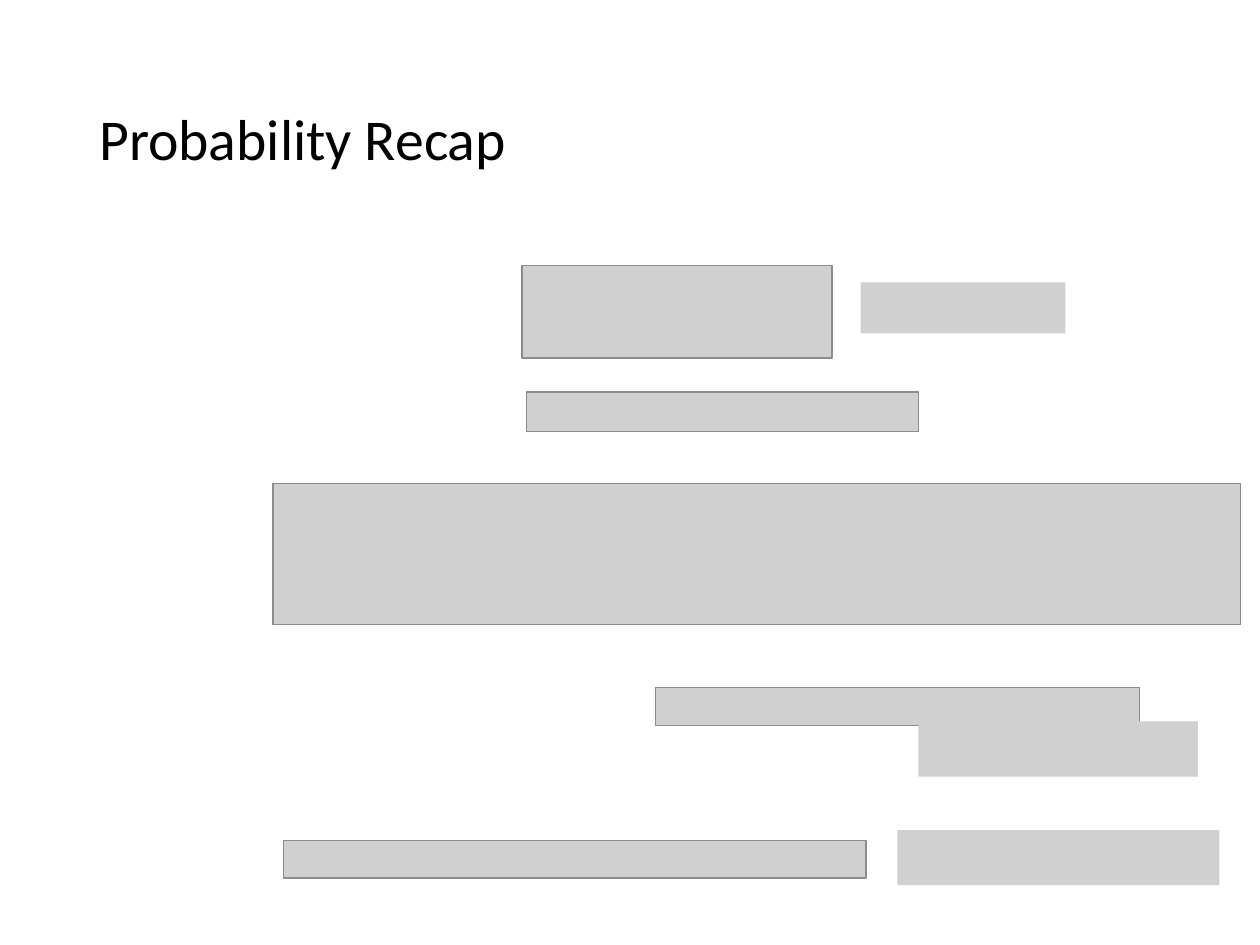
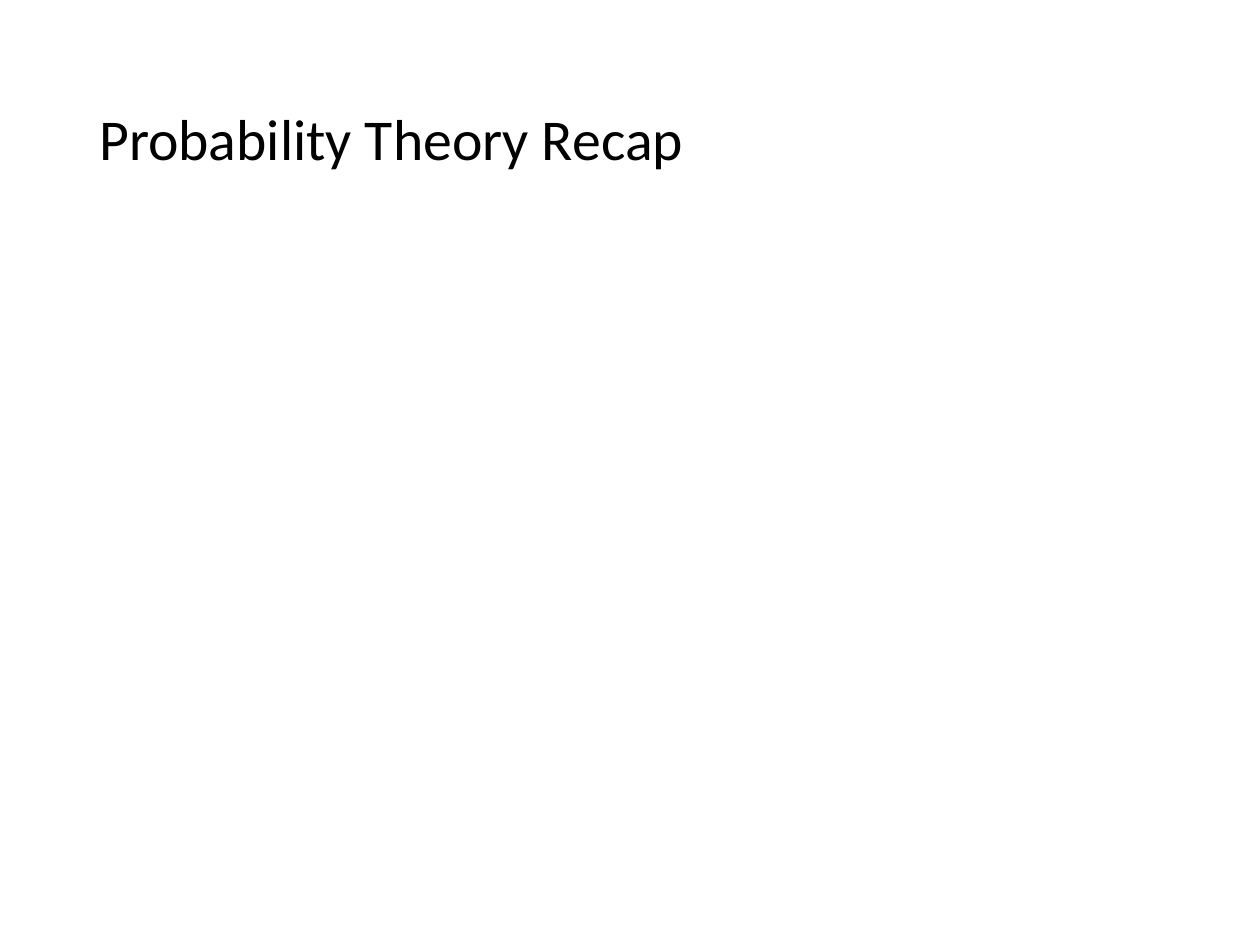
Before and after one commit to mhahsler/CS7320-AI, a slide deck: slide 6 of slides/12_uncertainty.pptx (slide 29 before the commit). Drawn at 1260x945 pixels with LibreOffice and Linux fonts; fonts in the diff are those of the drawing; grey boxes stand for pictures. Boxes give left, top, right and bottom in pixels: in the first picture for what was removed or moved away, otherwise in the second. Text is boxed around its words. In the diff, an @@ line names an element or a change of style, - is before the commit and + after.

```diff
--- a/slides/12_uncertainty.pptx
+++ b/slides/12_uncertainty.pptx
@@ title at (99,120,683,170): text changed @@
-Probability Recap
+Probability Theory Recap
@@ picture removed at (522,266,832,359) @@
@@ picture removed at (861,282,1066,333) @@
@@ picture removed at (527,392,919,431) @@
@@ picture removed at (273,484,1241,625) @@
@@ picture removed at (655,688,1139,726) @@
@@ picture removed at (919,722,1198,777) @@
@@ picture removed at (897,830,1220,886) @@
@@ picture removed at (284,840,866,878) @@
```
Also in this commit, not shown: 26 other slides changed, 1 slide added, 3 slides removed, 8 other files.
